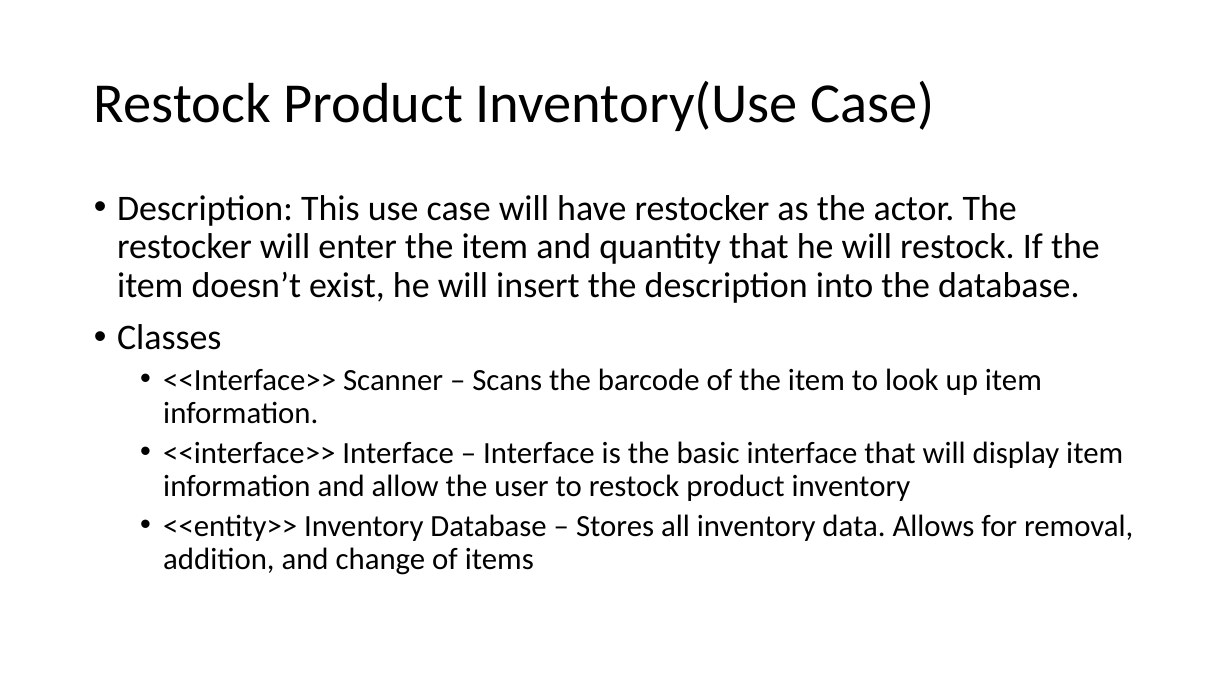
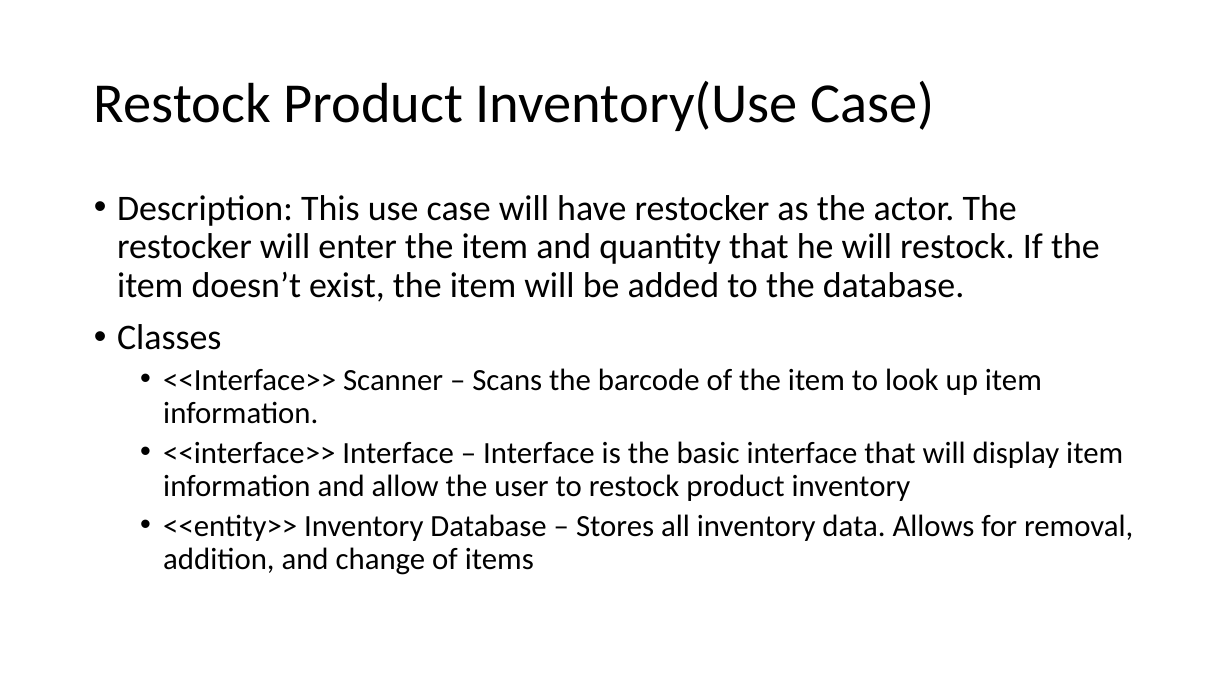
Before and after one commit to Mattjordan29/404ProjectNotFound, a slide deck: slide 14 of Automated Supermarket Checkout System (AutoScouts).pptx. Drawn at 1232x693 pixels with LibreOffice and Linux fonts; fonts in the diff are those of the drawing. Boxes give left, top, right and bottom in pixels: in the first picture for what was removed or moved away, otherwise in the second. Text is boxed around its words. In the diff, an @@ line names an element or a change of style, - is before the commit and + after.

```diff
--- a/Automated Supermarket Checkout System (AutoScouts).pptx
+++ b/Automated Supermarket Checkout System (AutoScouts).pptx
@@ text at [117, 195, 1100, 302]: text changed @@
-• Description: This use case will have restocker as the actor. The restocker will enter the item and quantity that he will restock. If the item doesn’t exist, he will insert the description into the database.
+• Description: This use case will have restocker as the actor. The restocker will enter the item and quantity that he will restock. If the item doesn’t exist, the item will be added to the database.
```
Also in this commit, not shown: 2 other slides changed.
